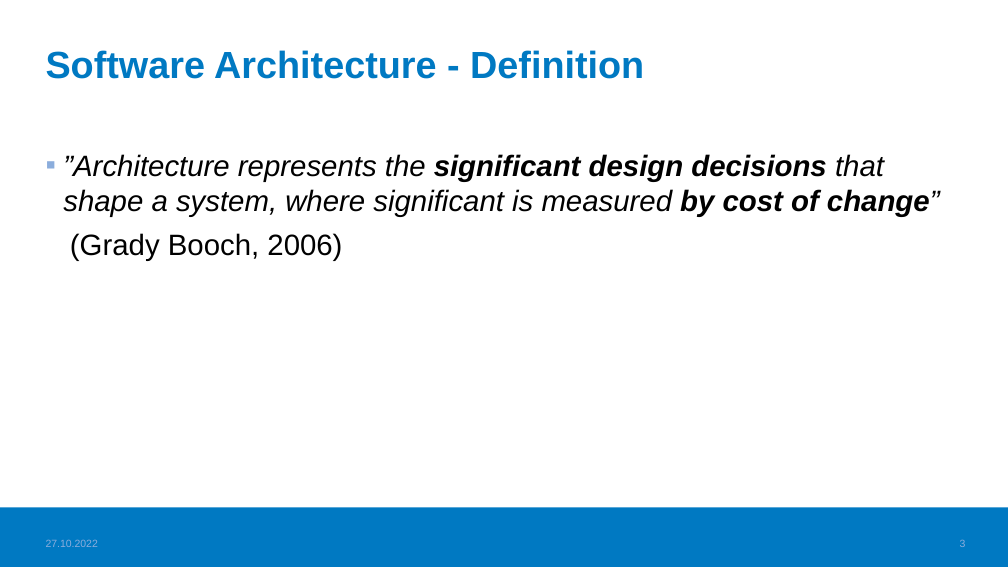
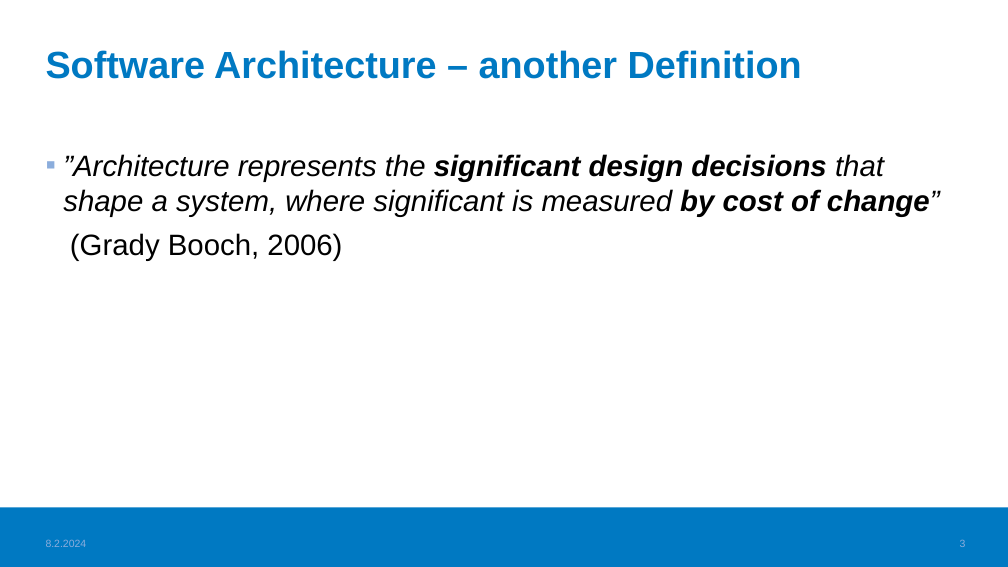
Before and after one commit to haagahelia/ohke-teknologiat, a slide deck: slide 3 of 06_ohjelmistoarkkitehtuurit_ja_patternit/SoftwareArchitecturesAndPatterns.pptx. Drawn at 1008x567 pixels with LibreOffice and Linux fonts; fonts in the diff are those of the drawing; background and template pictures are left out. Boxes give left, top, right and bottom in pixels: in the first picture for what was removed or moved away, otherwise in the second. Text is boxed around its words. In the diff, an @@ line names an element or a change of style, - is before the commit and + after.

```diff
--- a/06_ohjelmistoarkkitehtuurit_ja_patternit/SoftwareArchitecturesAndPatterns.pptx
+++ b/06_ohjelmistoarkkitehtuurit_ja_patternit/SoftwareArchitecturesAndPatterns.pptx
@@ title at <box>46,50,802,79</box>: text changed @@
-Software Architecture - Definition
+Software Architecture – another Definition
@@ text at <box>46,539,87,547</box>: text changed @@
-27.10.2022
+8.2.2024
```
Also in this commit, not shown: 18 other slides changed, 1 slide added, 3 other files.
